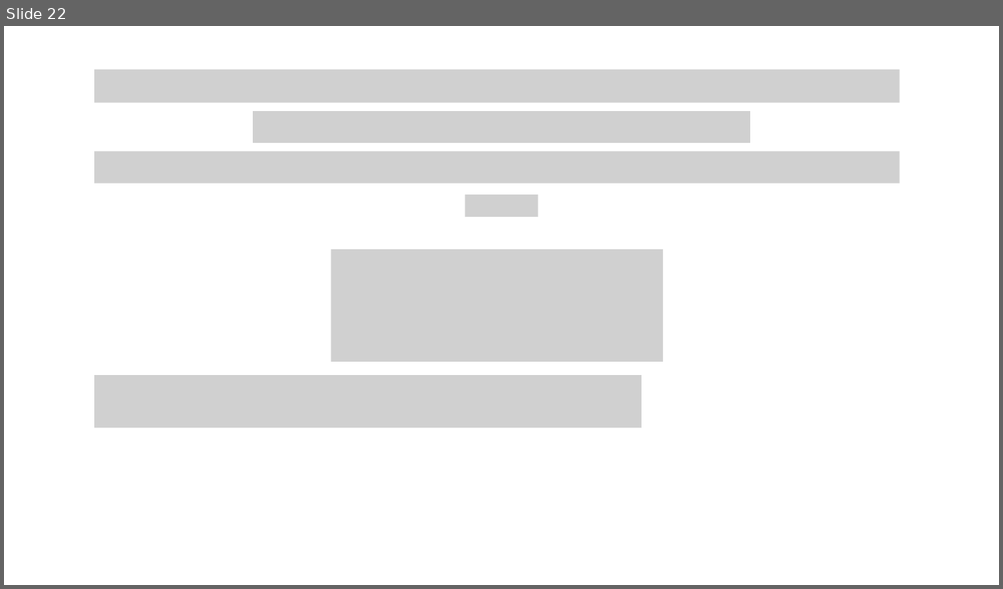
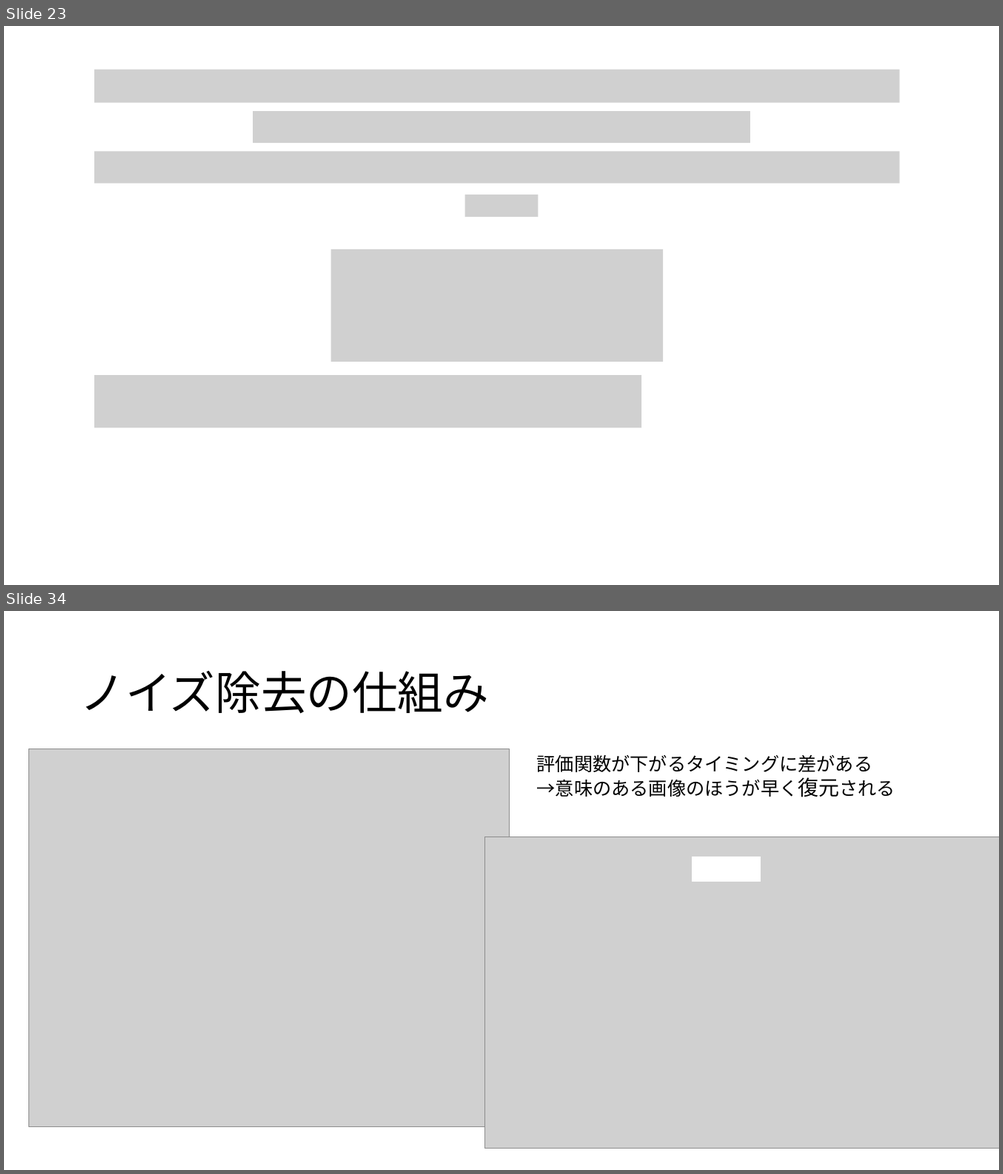
Before and after one commit to atuyoti/dot, a slide deck: slide/0519.pptx. Shown one above the other, each under a label of ours: slide 22 before the commit, slides 23 and 34 after it; the slides between them are not shown. The pictures are 1003x589 and 1003x1174 pixels, drawn with LibreOffice and Linux fonts; fonts in the diff are those of the drawing; grey boxes stand for pictures. Boxes give left, top, right and bottom in pixels: in the first picture for what was removed or moved away, otherwise in the second. Text is boxed around its words. In the diff, an @@ line names an element or a change of style, - is before the commit and + after.

```diff
--- a/slide/0519.pptx
+++ b/slide/0519.pptx
@@ slide 34 added at <box>4,611,999,1170</box>, background #FFFFFF @@
@@ title added at <box>79,671,489,714</box>, 44 pt, text #000000 @@
+ノイズ除去の仕組み
@@ picture added at <box>28,749,509,1128</box> @@
@@ text added at <box>537,755,896,797</box>, 18 pt, text #000000 @@
+評価関数が下がるタイミングに差がある
+→意味のある画像のほうが早く復元される
@@ picture added at <box>484,837,999,1149</box> @@
@@ rectangle added at <box>692,857,760,882</box>, fill #FFFFFF, outline #FFFFFF 1 pt @@
@@ what was slide 22 is now slide 23 @@
```
Also in this commit, not shown: 3 slides changed, 20 other slides added.
